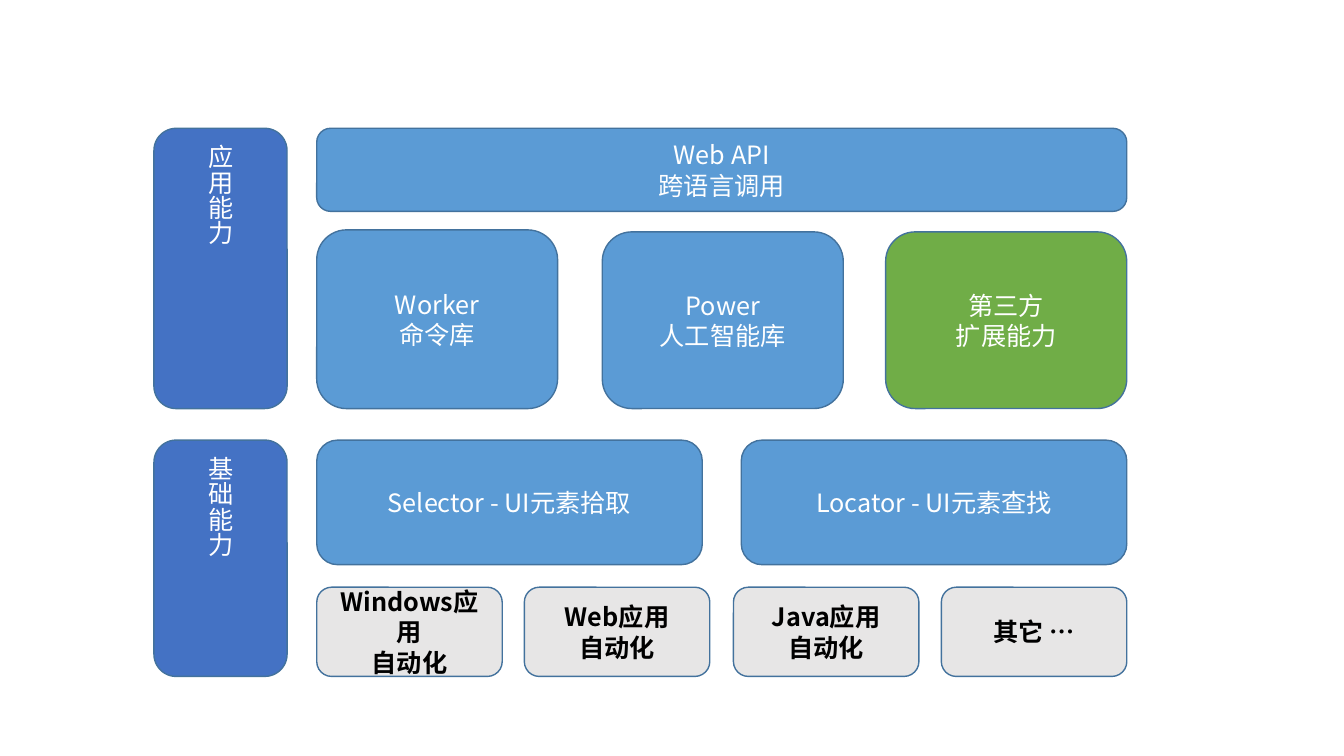
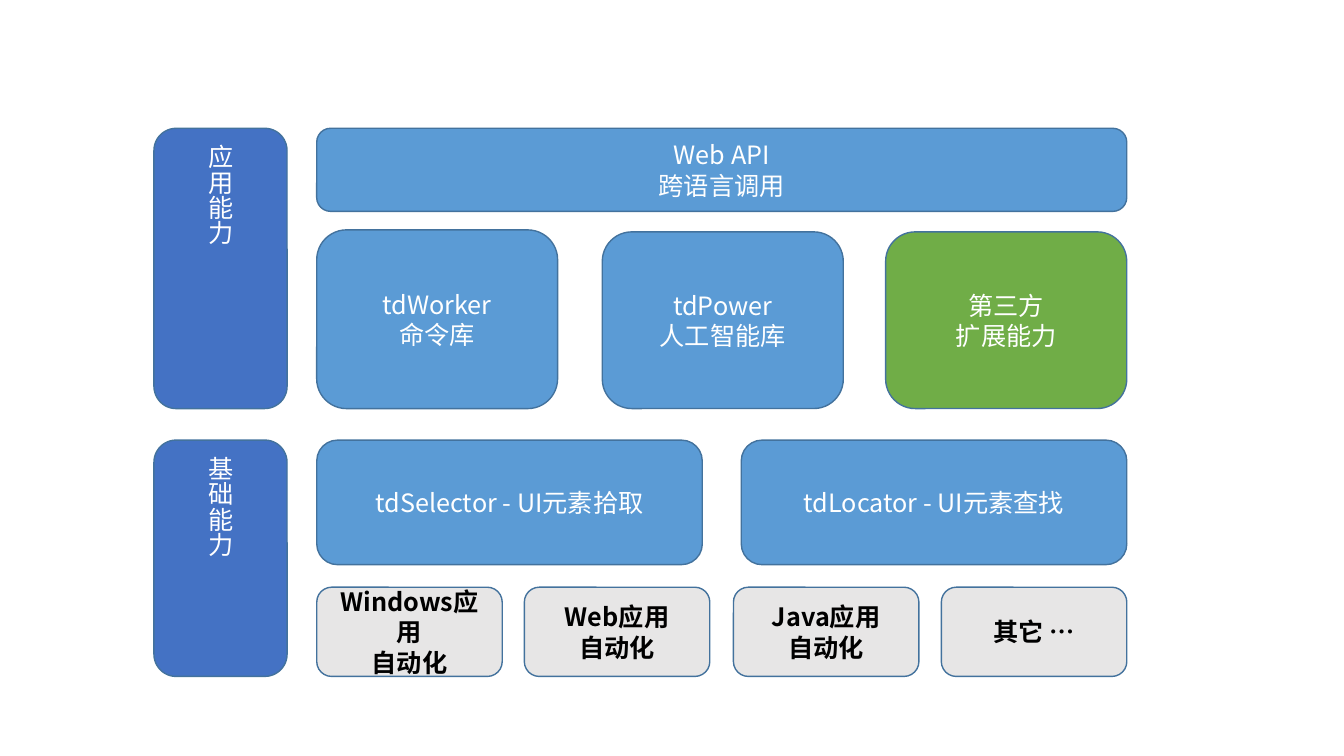
Before and after one commit to tdRPA/tdRPA, a slide deck: slide 1 of market/tdRPA架构.pptx. Drawn at 1344x756 pixels with LibreOffice and Linux fonts; fonts in the diff are those of the drawing. Boxes give left, top, right and bottom in pixels: in the first picture for what was removed or moved away, otherwise in the second. Text is boxed around its words. In the diff, an @@ line names an element or a change of style, - is before the commit and + after.

```diff
--- a/market/tdRPA架构.pptx
+++ b/market/tdRPA架构.pptx
@@ text in rounded rectangle at [383,294,492,315]: text changed @@
-Worker
+tdWorker
@@ text in rounded rectangle at [673,295,772,316]: text changed @@
-Power
+tdPower
@@ text in rounded rectangle at [376,491,643,514]: text changed @@
-Selector - UI元素拾取
+tdSelector - UI元素拾取
@@ text in rounded rectangle at [804,491,1064,514]: text changed @@
-Locator - UI元素查找
+tdLocator - UI元素查找
```
Also in this commit, not shown: 1 other file.
